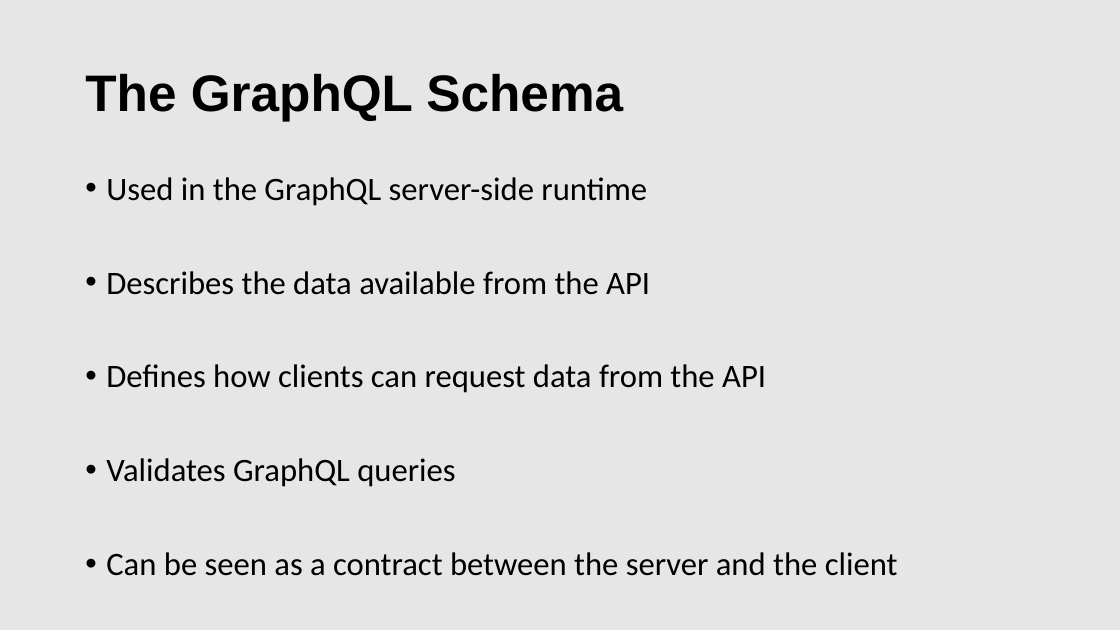
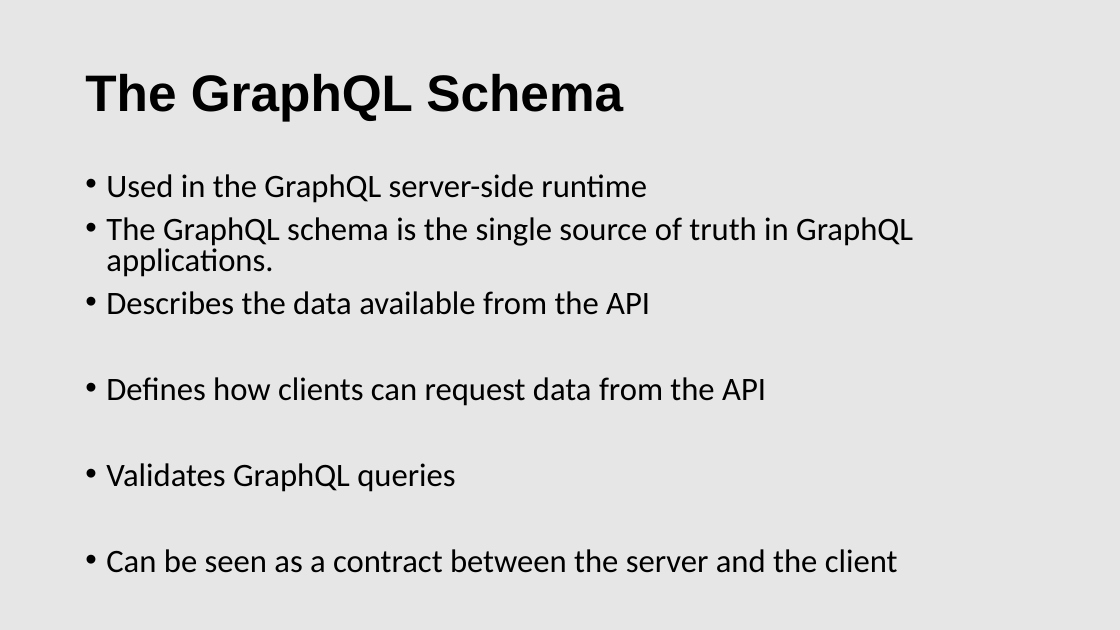
Before and after one commit to patelg123/graphql-presentation, a slide deck: slide 11 of current.pptx. Drawn at 1120x630 pixels with LibreOffice and Linux fonts; fonts in the diff are those of the drawing. Boxes give left, top, right and bottom in pixels: in the first picture for what was removed or moved away, otherwise in the second. Text is boxed around its words. In the diff, an @@ line names an element or a change of style, - is before the commit and + after.

```diff
--- a/current.pptx
+++ b/current.pptx
@@ text at <box>106,174,898,573</box>: line spacing 0.9 to 0.8 @@
@@ text at <box>106,217,913,277</box>: paragraph added @@
+• The GraphQL schema is the single source of truth in GraphQL applications.
```
Also in this commit, not shown: 1 other slide changed, 1 other file.
